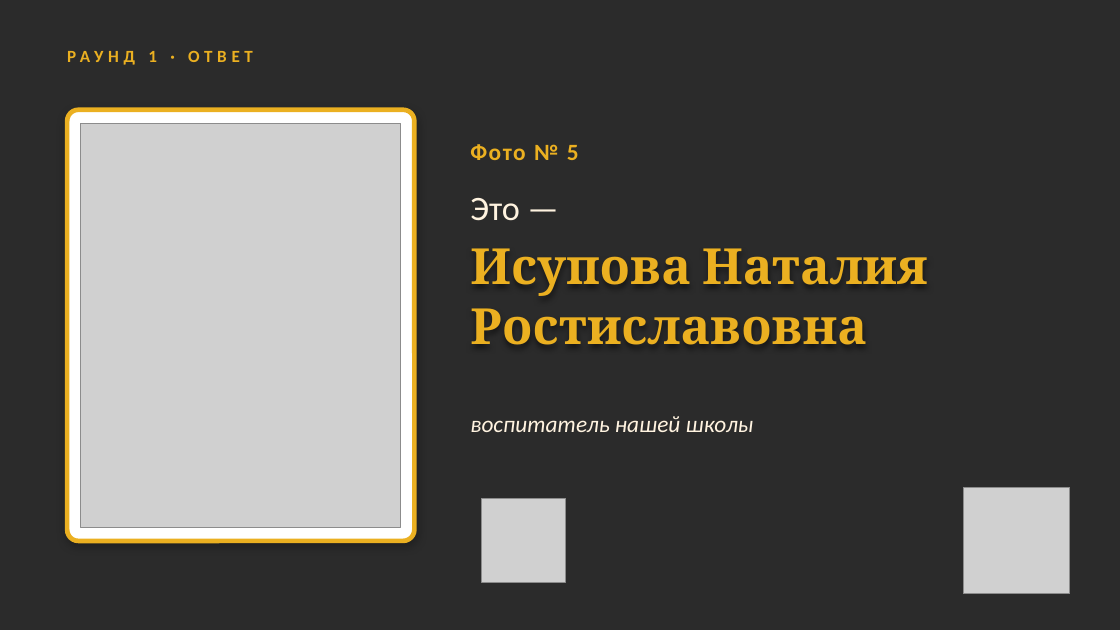
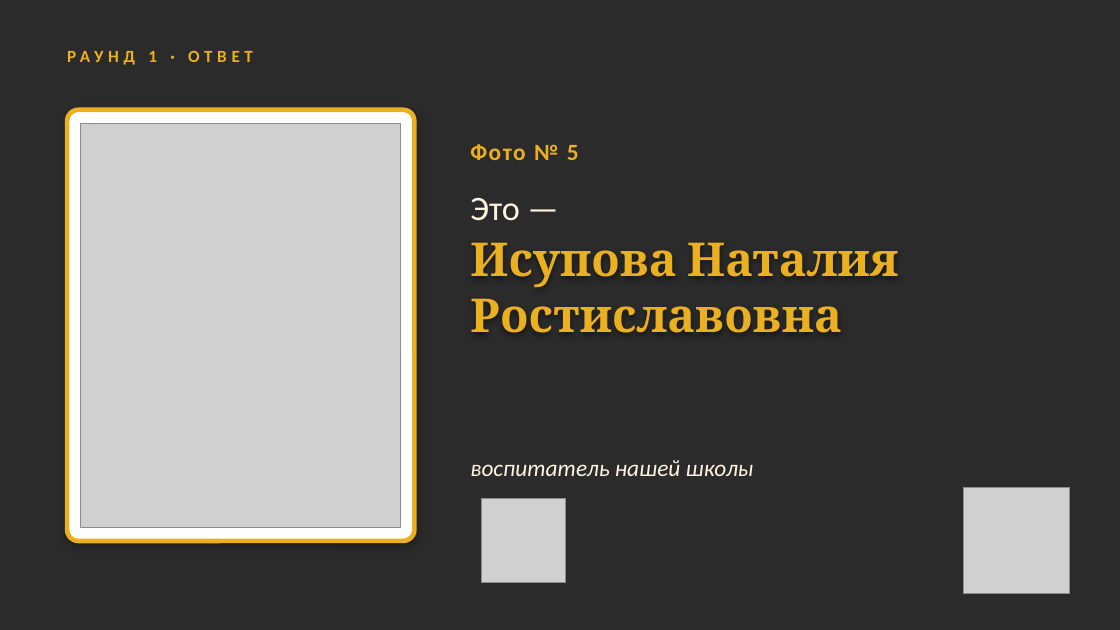
Before and after one commit to sl-himmelreich/heinrich-mario, a slide deck: slide 13 of День_воспитателя_конкурс.pptx. Drawn at 1120x630 pixels with LibreOffice and Linux fonts; fonts in the diff are those of the drawing; grey boxes stand for pictures; background and template pictures are left out; a plain dark background stands for a picture behind light text. Boxes give left, top, right and bottom in pixels: in the first picture for what was removed or moved away, otherwise in the second. Text is boxed around its words. In the diff, an @@ line names an element or a change of style, - is before the commit and + after.

```diff
--- a/День_воспитателя_конкурс.pptx
+++ b/День_воспитателя_конкурс.pptx
@@ text "Исупова Наталия Ростиславовна" at (470, 242, 898, 333): size 32 to 30 pt @@
@@ text "воспитатель нашей школы": place and size @@
-text "воспитатель нашей школы" at (470, 416, 754, 432)
+text "воспитатель нашей школы" at (470, 460, 754, 476)
```
Also in this commit, not shown: 10 other slides changed, 1 other file.
